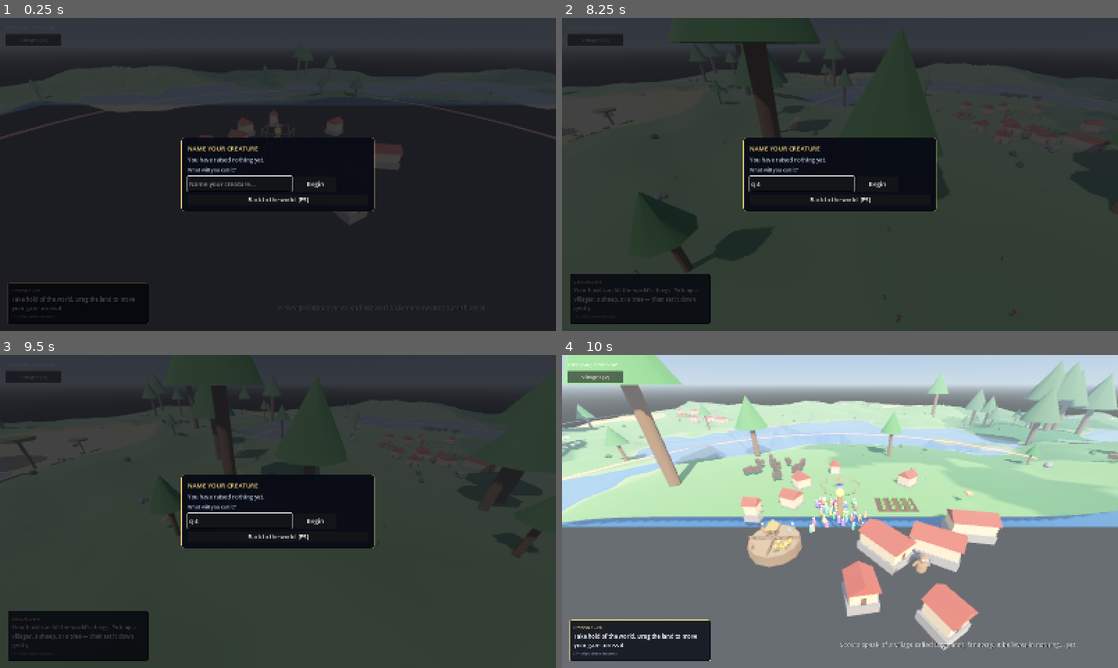
Above: before the commit, frames 1-4 (two rows, left to right).
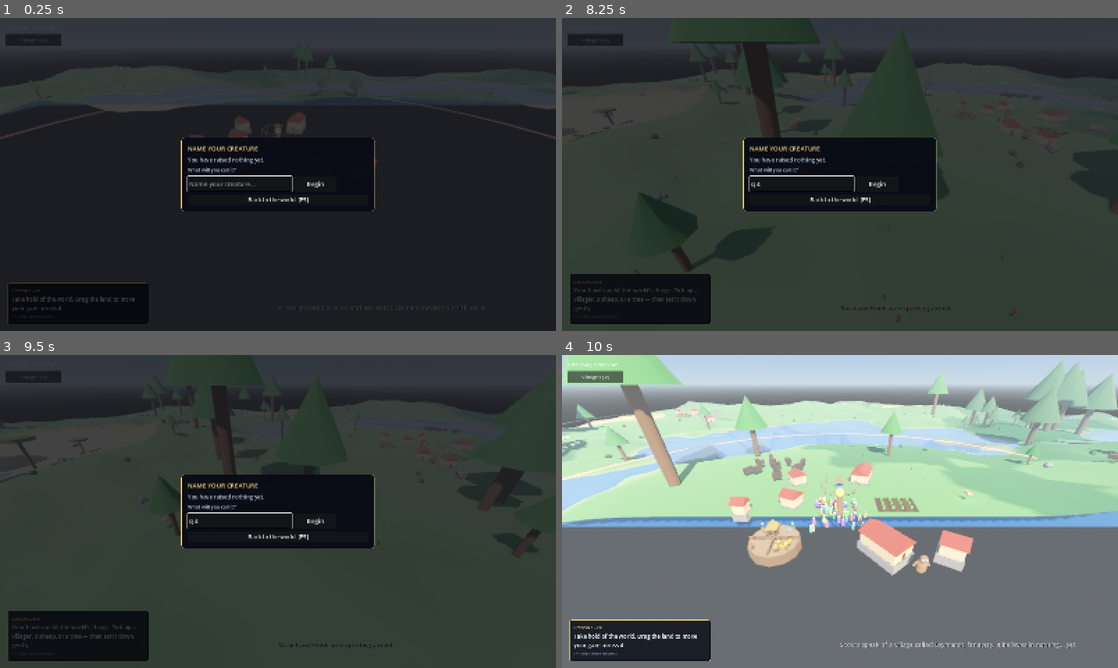
Above: after the commit, the same moments.

Repository: tjloman/tjloman
Game: Godot game, scene res://scenes/main.tscn
Same seed, same stepped clock (60 frames per second), same inputs: the game is played once before the commit and once after it.
Inputs (mouse positions are in pixels of both pictures, inside the frame that each line leads up to):
- Up to frame 1 (0.25 s): no input
- Up to frame 2 (8.25 s): click "Begin" at 0.5 s; click "Begin" at 1.25 s; click "Villages [V]" at 2 s; click "Back to the world [F5]" at 2.75 s; tap Enter at 3.5, 5.75 s; move the mouse to (962, 158) at 3.52 s; hold Right 3.53-4.25 s; hold S (cam_back) 3.53-4.25 s; click (962, 158) at 3.67 s; drag from (728, 190) to (812, 237) at 4.27 s; tap Space at 5, 8 s; move the mouse to (895, 105) at 5.02 s; hold Right 5.03-5.75 s; hold A (cam_left) 5.03-5.75 s; drag from (812, 237) to (673, 127) at 5.77 s; move the mouse to (1006, 221) at 6.52 s; hold Left 6.53-7.25 s; hold Q (cam_rotate_left) 6.53-7.25 s; drag from (673, 127) to (756, 96) at 7.27 s; move the mouse to (867, 174) at 8.02 s; hold Down from 8.03 s (still down); hold 4 (diet_cannibal) from 8.03 s (still down); click (867, 174) at 8.17 s
- Up to frame 3 (9.5 s): release Down at 8.75 s; release 4 (diet_cannibal) at 8.75 s; drag from (194, 433) to (166, 527) at 8.77 s
- Up to frame 4 (10 s): tap Enter at 9.5 s; move the mouse to (962, 495) at 9.52 s; hold Up from 9.53 s (still down); hold 2 (diet_omnivore) from 9.53 s (still down)

The runs differ from the first frame. In frame 1, 0.9% of the frame differs, in the area x 34-73%, y 29-66%; in frame 2, less than 0.1%; in frame 3, less than 0.1%; in frame 4, 5.3%, in the area x 20-80%, y 17-95%.

Commit message:
Make dwellings hold what they look like they hold
A hut sleeps three, a house six, a longhouse twelve — at the same price
and the same labour as before. Two, four and six were the numbers of a
village of eight people, and in a town of fifty they made every roof a
rationed thing: shelter was the binding constraint on everything the
settlement did, and half its labour went into walls.

A bed costs about the same wherever it is now — one and three quarters of
lumber in a hut, two in a house, one and four fifths in a hall — where
before a longhouse was the WORST value per head at three and two thirds
and the town built them anyway. The choice of size is about how fast the
roof goes up, which is what it should have been about.

Two seams the bigger numbers opened, closed here as well:

Sleepers had a fixed metre round their own door. Fine for a hut with two
in it; twelve people bedding down in the same two-metre box is a heap,
not a household. The berth widens with the roof, so everyone gets four to
five square metres whatever they sleep under, instead of a third of one.

And houses were kept a flat four and a half metres apart, which is a
hut's clearance — a longhouse is five and three quarters LONG, so they
could be placed overlapping, and now with twelve to a roof their people
would have slept in each other's doorways. The gap widens with whatever
is already standing: five and a fifth round a hut, six and four fifths
round a hall. The founding rings were opened to seven metres apart to
match, so no ring crowds the one inside it.

Co-Authored-By: Claude Opus 5 <noreply@anthropic.com>
Claude-Session: https://claude.ai/code/session_01NqBKfyc5c6bViy6kUi2S7P

Diff:
--- a/scripts/villager/villager.gd
+++ b/scripts/villager/villager.gd
@@ -52,6 +52,11 @@
 ## can reach, rather than waiting for a god to carry believers there by hand.
 ## This is the longest journey anybody in the game makes, which is what finally
 ## makes a horse an honest need rather than a convenience.
+## How far from their own door people bed down, and how much that widens per
+## head the house holds — see _go_sleep.
+const BERTH_LEAST := 1.0
+const BERTH_PER_HEAD := 0.25
+
 ## HOW MUCH TIMBER AND STONE A TOWN KEEPS OVER what its next house costs.
 ## Small on purpose: the reserve that matters is the house's own price, and
 ## this is only so the one after it does not start from an empty yard.
@@ -1099,7 +1104,13 @@
 func _go_sleep() -> void:
 	state = State.GO_SLEEP
 	if home != null and is_instance_valid(home):
-		_target = home.global_position + Vector3(randf_range(-1, 1), 0, randf_range(-1, 1))
+		# BERTH BY HOW MANY SLEEP THERE. A fixed metre round the door was fine
+		# for a hut with two in it; twelve people bedding down in the same
+		# two-metre box is a heap, not a household. Sleepers lie down over
+		# ground that widens with the roof they belong to.
+		var berth := BERTH_LEAST + float(home.capacity()) * BERTH_PER_HEAD
+		_target = home.global_position \
+			+ Vector3(randf_range(-berth, berth), 0, randf_range(-berth, berth))
 	else:
 		# Homeless: a patch of dirt near the totem.
 		_target = village.totem.global_position + Vector3(randf_range(-4, 4), 0, randf_range(-4, 4))
--- a/scripts/world/house.gd
+++ b/scripts/world/house.gd
@@ -10,10 +10,19 @@
 ## Bigger dwellings cost more AND take longer: `effort` is total
 ## builder-seconds of work to raise it (a hut is a weekend, a longhouse a
 ## season).
+##
+## THESE HOLD WHAT THEY LOOK LIKE THEY HOLD NOW. Two, four and six were the
+## numbers of a village of eight people, and they made every roof in a town of
+## fifty a rationed thing: housing was the binding constraint on everything the
+## settlement did, and the seams showed everywhere — people sleeping in the dirt,
+## breeding stopped at the housing cap, half the town's labour going into walls.
+## A longhouse is a HALL. Twelve sleep in it, six in a house, three in a hut, at
+## the same price and the same labour as before, which is the whole point: the
+## town spends less of itself on shelter and more on being a town.
 const SPECS := {
-	Size.HUT: {"capacity": 2, "lumber": 5, "stone": 3, "width": 2.0, "effort": 45.0},
-	Size.HOUSE: {"capacity": 4, "lumber": 12, "stone": 7, "width": 2.8, "effort": 95.0},
-	Size.LONGHOUSE: {"capacity": 6, "lumber": 22, "stone": 14, "width": 3.6, "effort": 180.0},
+	Size.HUT: {"capacity": 3, "lumber": 5, "stone": 3, "width": 2.0, "effort": 45.0},
+	Size.HOUSE: {"capacity": 6, "lumber": 12, "stone": 7, "width": 2.8, "effort": 95.0},
+	Size.LONGHOUSE: {"capacity": 12, "lumber": 22, "stone": 14, "width": 3.6, "effort": 180.0},
 }
 
 const BUILD_RATE := 6.0         # construction progress per builder-second
--- a/scripts/world/village.gd
+++ b/scripts/world/village.gd
@@ -116,7 +116,9 @@
 const FOUNDING_MOST := 24
 const FOUNDING_PER_RING := 7
 const FOUNDING_RING := 9.5
-const FOUNDING_RING_STEP := 5.0
+const FOUNDING_RING_STEP := 7.0
+## Clear ground kept round a dwelling, on top of its own footprint.
+const ROOM_ROUND_A_HOUSE := 3.2
 
 ## THE TOWN'S OWN NUMBERS, WORKED OUT ONCE FOR EVERYBODY.
 ##
@@ -507,7 +509,13 @@
 ## raise its first houses by one set of rules and its later ones by another.
 func _spot_blocked(pos: Vector3) -> bool:
 	for h in houses:
-		if is_instance_valid(h) and h.global_position.distance_to(pos) < 4.5:
+		# ROOM FOR THE ROOF THAT IS ALREADY THERE. A flat four and a half metres
+		# was a hut's clearance, and a longhouse is five and three quarters long
+		# — so longhouses could be placed overlapping each other, and with
+		# twelve people bedding down round each one they slept in each other's
+		# doorways. The gap now widens with whatever is already standing.
+		var apart: float = ROOM_ROUND_A_HOUSE + float(House.SPECS[h.size]["width"])
+		if is_instance_valid(h) and h.global_position.distance_to(pos) < apart:
 			return true
 	if totem != null and totem.global_position.distance_to(pos) < 6.0:
 		return true
